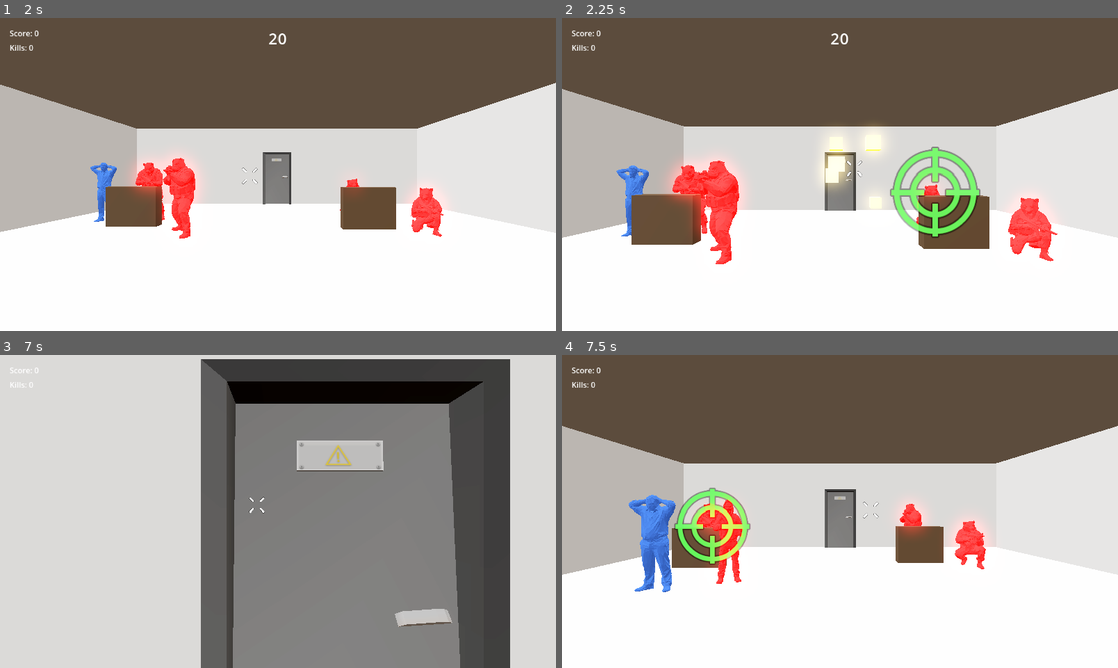
Above: before the commit, frames 1-4 (two rows, left to right).
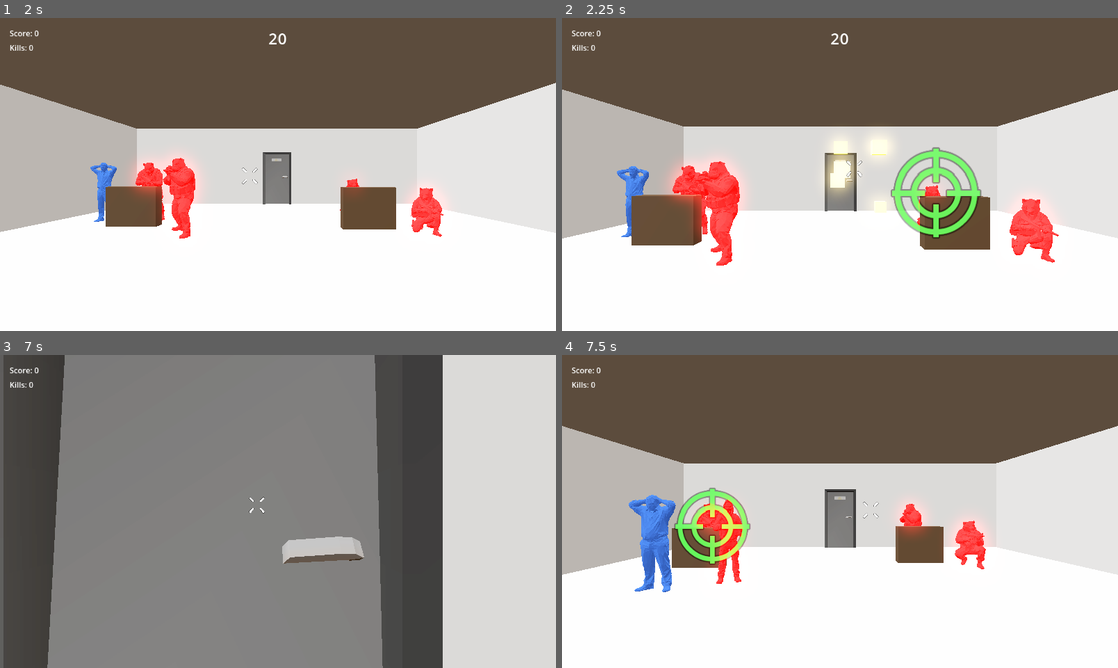
Above: after the commit, the same moments.

Repository: sdotyxz/vr-planner-2
Game: Godot game, scene res://src/levels/MainLevel.tscn
Two runs of this game, one before a commit and one after it. Both use one fixed random seed, a clock stepped at 60 frames per second and the inputs below.
Inputs (mouse positions are in pixels of both pictures, inside the frame that each line leads up to):
- Up to frame 1 (2 s): tap Enter at 0.5 s; move the mouse to (305, 174) at 0.52 s; click (305, 174) at 0.6 s; move the mouse to (250, 174) at 1.27 s; click (250, 174) at 1.35 s
- Up to frame 2 (2.25 s): move the mouse to (851, 168) at 2.02 s; click (851, 168) at 2.1 s
- Up to frame 3 (7 s): move the mouse to (272, 517) at 2.77 s; click (272, 517) at 2.85 s; move the mouse to (316, 514) at 3.52 s; click (316, 514) at 3.6 s; move the mouse to (233, 508) at 4.27 s; click (233, 508) at 4.35 s; move the mouse to (283, 511) at 5.02 s; click (283, 511) at 5.1 s; click "RESTART" at 5.75 s; move the mouse to (255, 505) at 6.52 s; click (255, 505) at 6.6 s
- Up to frame 4 (7.5 s): move the mouse to (867, 511) at 7.27 s; click (867, 511) at 7.35 s

Frame 1 is identical in both runs. In frame 2, 2.8% of the frame differs, in the area x 0-100%, y 22-80%; in frame 3, 71%, in the area x 0-92%, y 0-100%; in frame 4, nothing differs.

Commit message:
更新 Player.gd - 添加准星和瞄准功能

Diff:
--- a/src/player/Player.gd
+++ b/src/player/Player.gd
@@ -18,8 +18,10 @@
 
 ## 相机抖动配置
 @export_group("Camera Shake")
-@export var shake_intensity: float = 0.3  ## 抖动强度
-@export var shake_duration: float = 0.2  ## 抖动持续时间
+@export var shake_intensity: float = 0.3  ## 踢门抖动强度
+@export var shake_duration: float = 0.2  ## 踢门抖动持续时间
+@export var shoot_shake_intensity: float = 0.08  ## 射击抖动强度
+@export var shoot_shake_duration: float = 0.08  ## 射击抖动持续时间
 
 @onready var camera: Camera3D = $Camera3D
 
@@ -132,6 +134,9 @@
 	# 音效
 	AudioManager.play_sfx("fire")
 
+	# 屏幕抖动（使用射击专用的较弱抖动）
+	shake_camera(shoot_shake_intensity, shoot_shake_duration)
+
 	# 射线检测 - 使用鼠标位置而不是屏幕中心
 	var space_state := get_world_3d().direct_space_state
 
